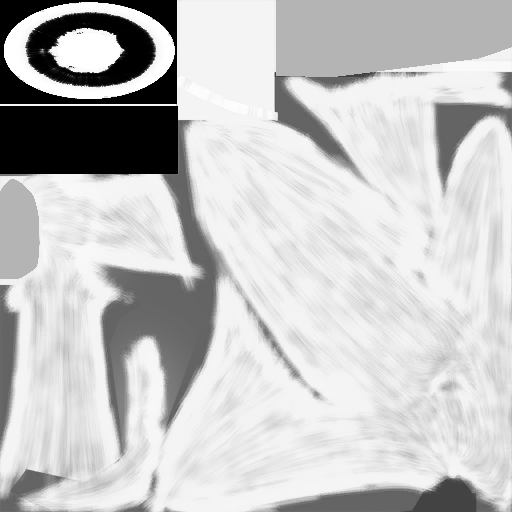
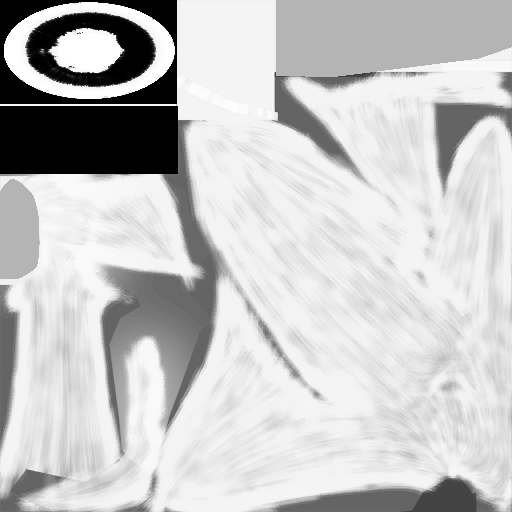
The second 512 × 512 image is a revision of the first. Changes to its layers:
removed layer "mask" over [0, 174, 210, 512]
"EverythingElse": opacity 75% → 100%, painted on it over [0, 174, 210, 512]
